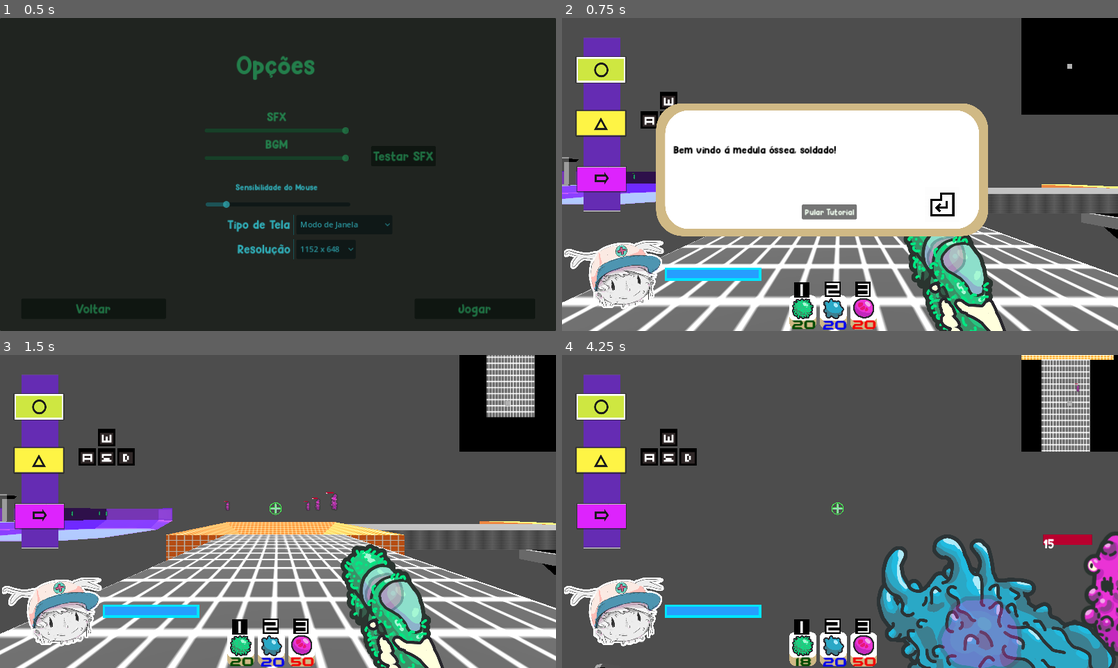
Above: before the commit, frames 1-4 (two rows, left to right).
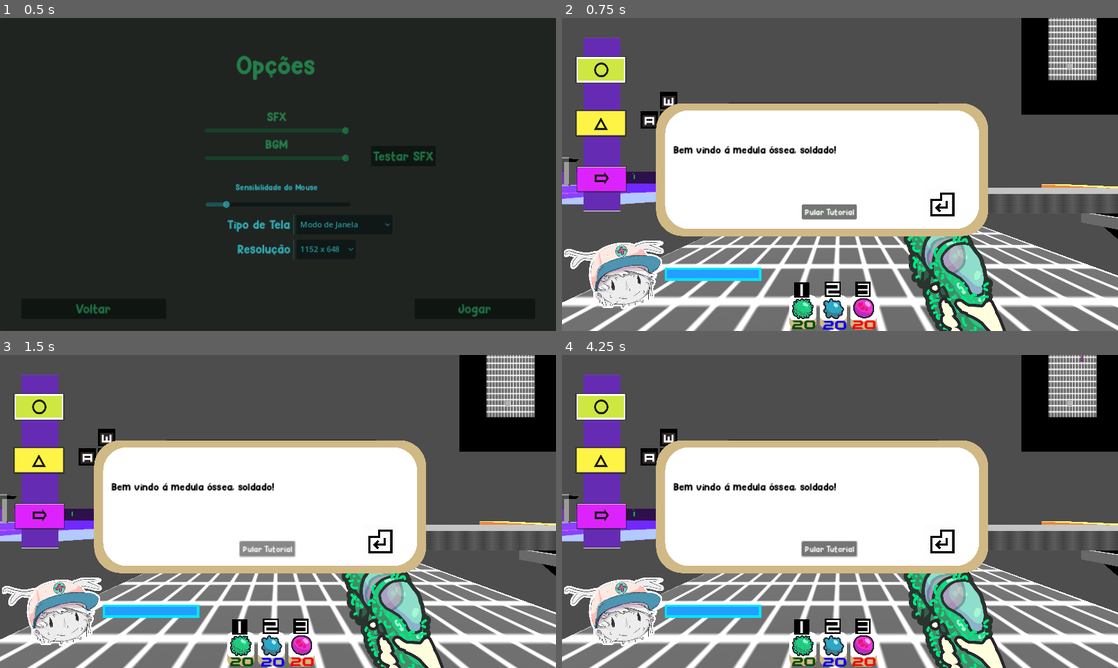
Above: after the commit, the same moments.

Repository: MrVeGGi3/Immunition-2.0.-2024-
Game: Godot game, scene res://scenes/HUD/options_menu.tscn
Same seed, same stepped clock (60 frames per second), same inputs: the game is played once before the commit and once after it. This scene is started directly instead of the project's main scene.
Inputs (mouse positions are in pixels of both pictures, inside the frame that each line leads up to):
- Up to frame 1 (0.5 s): no input
- Up to frame 2 (0.75 s): click "Jogar" at 0.5 s
- Up to frame 3 (1.5 s): click (266, 552) at 1.25 s, where only the run after the commit has a clickable "Recomeçar"
- Up to frame 4 (4.25 s): move the mouse to (834, 517) at 2.02 s; press the mouse at (834, 517) at 2.03 s; hold W (move_forwards) from 2.03 s (still down); move the mouse to (878, 514) at 2.77 s; release the mouse at (878, 514) at 2.78 s; tap 1 (change_linfocit) at 2.85 s; click (878, 514) at 3.05 s; move the mouse to (795, 508) at 3.52 s; press the mouse at (795, 508) at 3.53 s; tap 2 (change_macrofage) at 3.6 s

Frame 1 is identical in both runs. In frame 2, 1.8% of the frame differs, in the area x 12-97%, y 0-50%; in frame 3, 35%; in frame 4, 53%, in the area x 0-100%, y 0-100%.
Error after the commit: Parse Error: Used space character for indentation instead of tab as used before in the file. (res://scripts/Characthers/Player.gd:113)

Commit message:
Update Player.gd
Pré arranjos para a mecânica base principal. Falta adicionar novas funções para cada tipo de arma nos scripts dos inimigos.

Diff:
--- a/scripts/Characthers/Player.gd
+++ b/scripts/Characthers/Player.gd
@@ -110,6 +110,9 @@
 	can_shoot = Global.c_shoot
 	can_shoot_mf = Global.c_shoot_mf
 	can_shoot_nf = Global.c_shoot_nf
+	m1 = Global.m1_active
+        m2 = Global.m2_active
+        m3 = Global.m3_active
 
 	if Input.is_action_just_pressed("restart"):
 		restart()
@@ -205,12 +208,26 @@
 	set_global_transition_bool_cs(can_shoot)
 	animated_sprite_2d.play("shoot")
 	shoot_sound.play()
-	if ray_cast_3d.is_colliding() and ray_cast_3d.get_collider().has_method("kill_green"):
+	if ray_cast_3d.is_colliding() and ray_cast_3d.get_collider().has_method("kill_green") and m1:
 		ray_cast_3d.get_collider().kill_green()
-	if ray_cast_3d.is_colliding() and ray_cast_3d.get_collider().has_method("heal_red"):
+        if ray_cast_3d.is_colliding() and ray_cast_3d.get_collider().has_method("heal_green") and m2:
+		ray_cast_3d.get_collider().heal_green()
+        if ray_cast_3d.is_colliding() and ray_cast_3d.get_collider().has_method("heal_green") and m3:
+		ray_cast_3d.get_collider().heal_green()
+
+	if ray_cast_3d.is_colliding() and ray_cast_3d.get_collider().has_method("kill_blue") and m2:
+		ray_cast_3d.get_collider().kill_blue()
+        if ray_cast_3d.is_colliding() and ray_cast_3d.get_collider().has_method("heal_blue") and m3:
+		ray_cast_3d.get_collider().heal_blue()
+        if ray_cast_3d.is_colliding() and ray_cast_3d.get_collider().has_method("heal_blue") and m1:
+		ray_cast_3d.get_collider().heal_blue()
+
+        if ray_cast_3d.is_colliding() and ray_cast_3d.get_collider().has_method("kill_red") and m3:
+		ray_cast_3d.get_collider().kill_red()
+	if ray_cast_3d.is_colliding() and ray_cast_3d.get_collider().has_method("heal_red") and m2:
 		ray_cast_3d.get_collider().heal_red()
-	if ray_cast_3d.is_colliding() and ray_cast_3d.get_collider().has_method("heal_blue"):
-		ray_cast_3d.get_collider().heal_blue()
+        if ray_cast_3d.is_colliding() and ray_cast_3d.get_collider().has_method("heal_red") and m1:
+		ray_cast_3d.get_collider().heal_red()
 
 func shoot_by_macrofage():
 	if !can_shoot_mf:
@@ -219,15 +236,27 @@
 	set_global_transition_bool_csm(can_shoot_mf)
 	animated_sprite_2d.play("shoot_macrofage")
 	macrofage_shoot.play()
-	if macrofage_ray_3d.is_colliding() and macrofage_ray_3d.get_collider().has_method("kill_blue"):
+	if macrofage_ray_3d.is_colliding() and macrofage_ray_3d.get_collider().has_method("kill_blue") and m2:
 		macrofage_ray_3d.get_collider().kill_blue()
-		queue_free()
-	if macrofage_ray_3d.is_colliding() and macrofage_ray_3d.get_collider().has_method("heal_green"):
+        elif macrofage_ray_3d.is_colliding() and macrofage_ray_3d.get_collider().has_method("heal_blue") and m1:
+		macrofage_ray_3d.get_collider().heal_blue()
+        elif macrofage_ray_3d.is_colliding() and macrofage_ray_3d.get_collider().has_method("heal_blue") and m3:
+		macrofage_ray_3d.get_collider().heal_blue()
+
+	if macrofage_ray_3d.is_colliding() and macrofage_ray_3d.get_collider().has_method("kill_green") and m1:
+		macrofage_ray_3d.get_collider().kill_green()
+        elif macrofage_ray_3d.is_colliding() and macrofage_ray_3d.get_collider().has_method("heal_green") and m2:
 		macrofage_ray_3d.get_collider().heal_green()
-		queue_free()
-	if macrofage_ray_3d.is_colliding() and macrofage_ray_3d.get_collider().has_method("heal_red"):
+        elif macrofage_ray_3d.is_colliding() and macrofage_ray_3d.get_collider().has_method("heal_green") and m3:
+		macrofage_ray_3d.get_collider().heal_green()
+
+	if macrofage_ray_3d.is_colliding() and macrofage_ray_3d.get_collider().has_method("kill_red") and m3:
+		macrofage_ray_3d.get_collider().kill_red()
+        elif macrofage_ray_3d.is_colliding() and macrofage_ray_3d.get_collider().has_method("heal_red") and m2:
 		macrofage_ray_3d.get_collider().heal_red()
-		queue_free()
+        elif macrofage_ray_3d.is_colliding() and macrofage_ray_3d.get_collider().has_method("heal_red") and m1:
+		macrofage_ray_3d.get_collider().heal_red()
+
 
 func shoot_by_neutrofile():
 	if !can_shoot_nf:
@@ -235,11 +264,25 @@
 	particles.emitting = true
 	animated_sprite_2d.play("shoot_neutro")
 	neutrofile_sound.play()
-	if flame_thrower_shoot.is_colliding() and flame_thrower_shoot.get_collider().has_method("kill_red"):
+	if flame_thrower_shoot.is_colliding() and flame_thrower_shoot.get_collider().has_method("kill_red") and m3:
 		flame_thrower_shoot.get_collider().kill_red()
-	if flame_thrower_shoot.is_colliding() and flame_thrower_shoot.get_collider().has_method("heal_green"):
+        elif flame_thrower_shoot.is_colliding() and flame_thrower_shoot.get_collider().has_method("heal_red") and m1:
+		flame_thrower_shoot.get_collider().heal_red()
+        elif flame_thrower_shoot.is_colliding() and flame_thrower_shoot.get_collider().has_method("heal_red") and m2:
+		flame_thrower_shoot.get_collider().heal_red()
+
+	if flame_thrower_shoot.is_colliding() and flame_thrower_shoot.get_collider().has_method("kill_green") and m1:
+		flame_thrower_shoot.get_collider().kill_green()
+        elif flame_thrower_shoot.is_colliding() and flame_thrower_shoot.get_collider().has_method("heal_green") and m2:
 		flame_thrower_shoot.get_collider().heal_green()
-	if flame_thrower_shoot.is_colliding() and flame_thrower_shoot.get_collider().has_method("heal_blue"):
+        elif flame_thrower_shoot.is_colliding() and flame_thrower_shoot.get_collider().has_method("heal_green") and m3:
+		flame_thrower_shoot.get_collider().kill_green()
+
+	if flame_thrower_shoot.is_colliding() and flame_thrower_shoot.get_collider().has_method("kill_blue") and m2:
+		flame_thrower_shoot.get_collider().kill_blue()
+        elif flame_thrower_shoot.is_colliding() and flame_thrower_shoot.get_collider().has_method("heal_blue") and m1:
+		flame_thrower_shoot.get_collider().heal_blue()
+        if flame_thrower_shoot.is_colliding() and flame_thrower_shoot.get_collider().has_method("heal_blue") and m3:
 		flame_thrower_shoot.get_collider().heal_blue()
 
 func return_normalUI():
